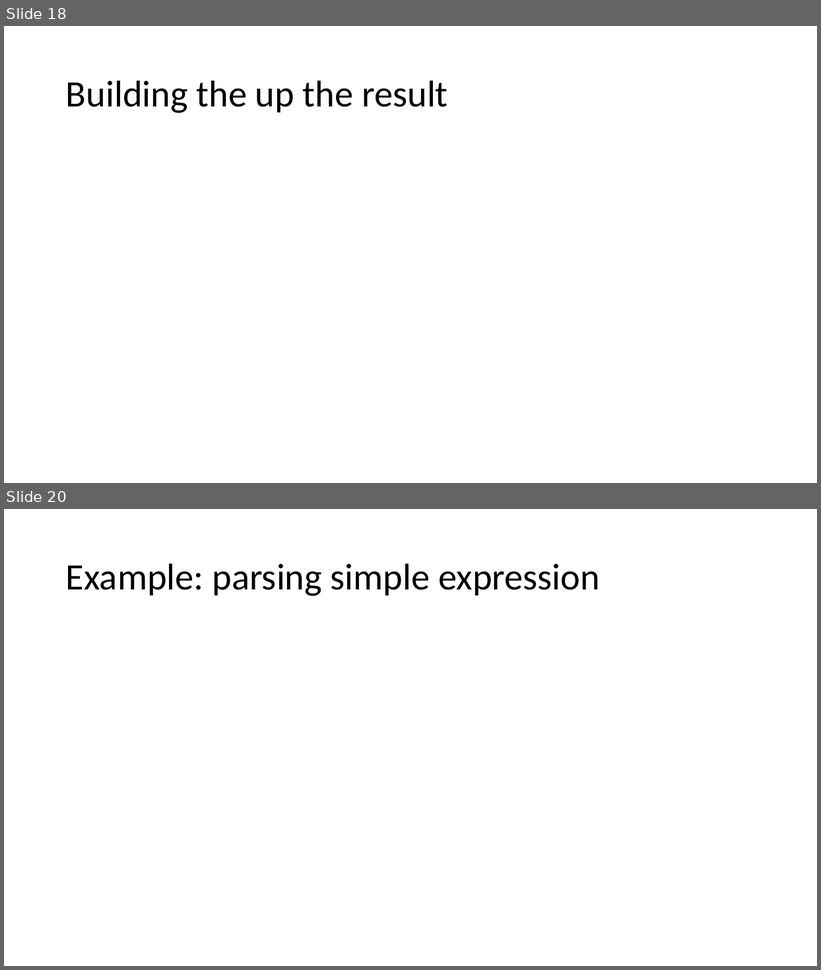
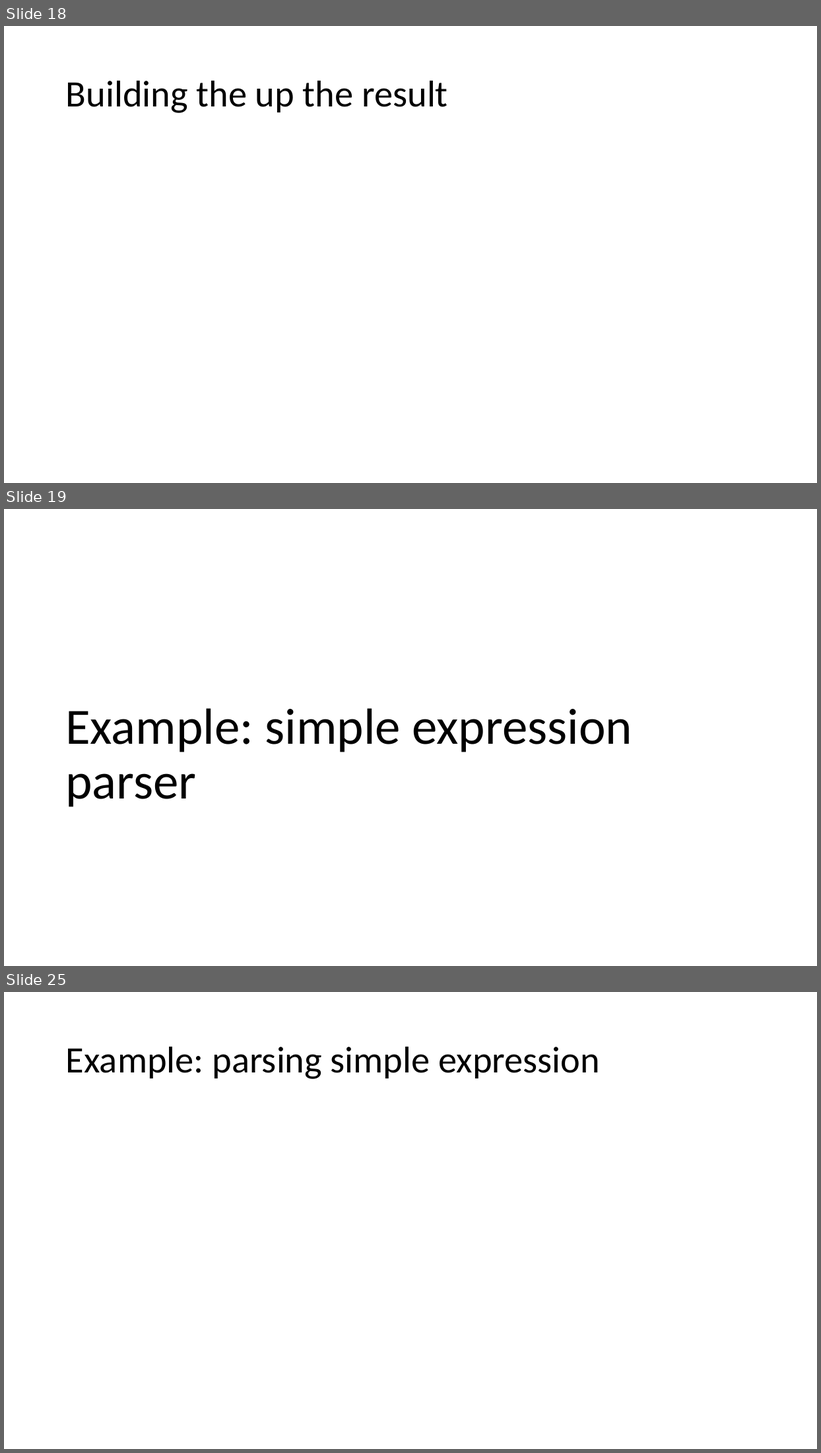
Before and after one commit to atiboros/PracticalFParsec, a slide deck: Slides/Practical FParsec V2.pptx. Shown one above the other, each under a label of ours: slides 18 and 20 before the commit, slides 18, 19 and 25 after it; the slides between them are not shown. The pictures are 821x970 and 821x1453 pixels, drawn with LibreOffice and Linux fonts; fonts in the diff are those of the drawing. Boxes give left, top, right and bottom in pixels: in the first picture for what was removed or moved away, otherwise in the second. Text is boxed around its words. In the diff, an @@ line names an element or a change of style, - is before the commit and + after.

Commit message:
Simple expression parser BNF

```diff
--- a/Slides/Practical FParsec V2.pptx
+++ b/Slides/Practical FParsec V2.pptx
@@ slide 19 added at (4, 509, 817, 966), background #FFFFFF @@
@@ title added at (65, 708, 632, 807), 60 pt, text #000000 @@
+Example: simple expression parser
@@ what was slide 20 is now slide 25 @@
```
Also in this commit, not shown: 2 slides changed, 4 other slides added, 2 other files.
